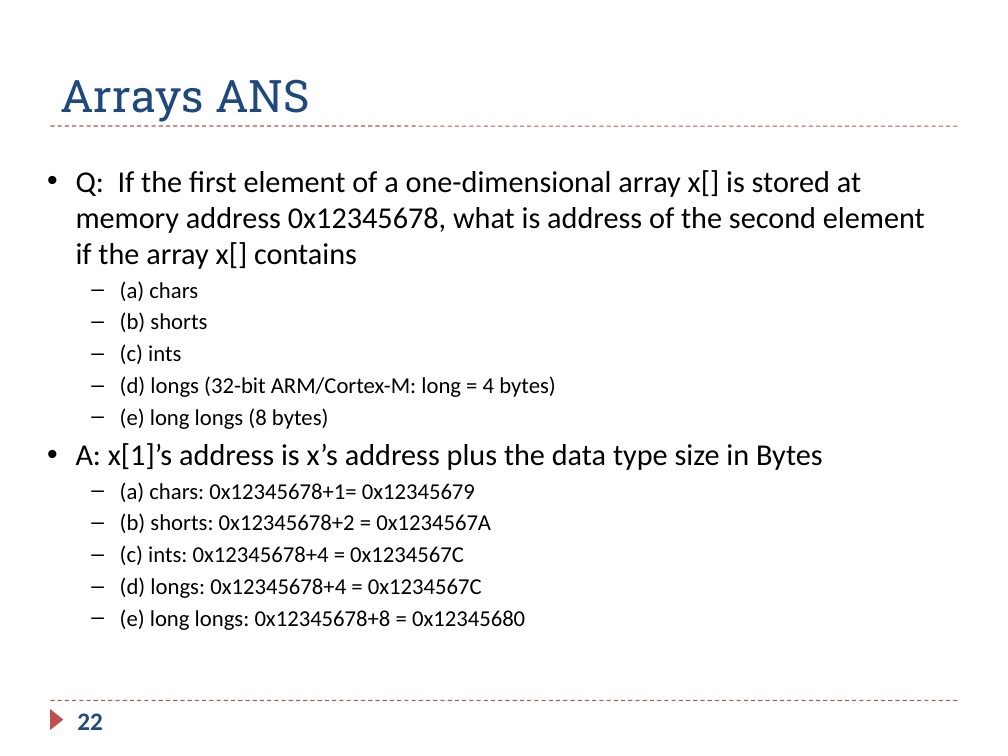
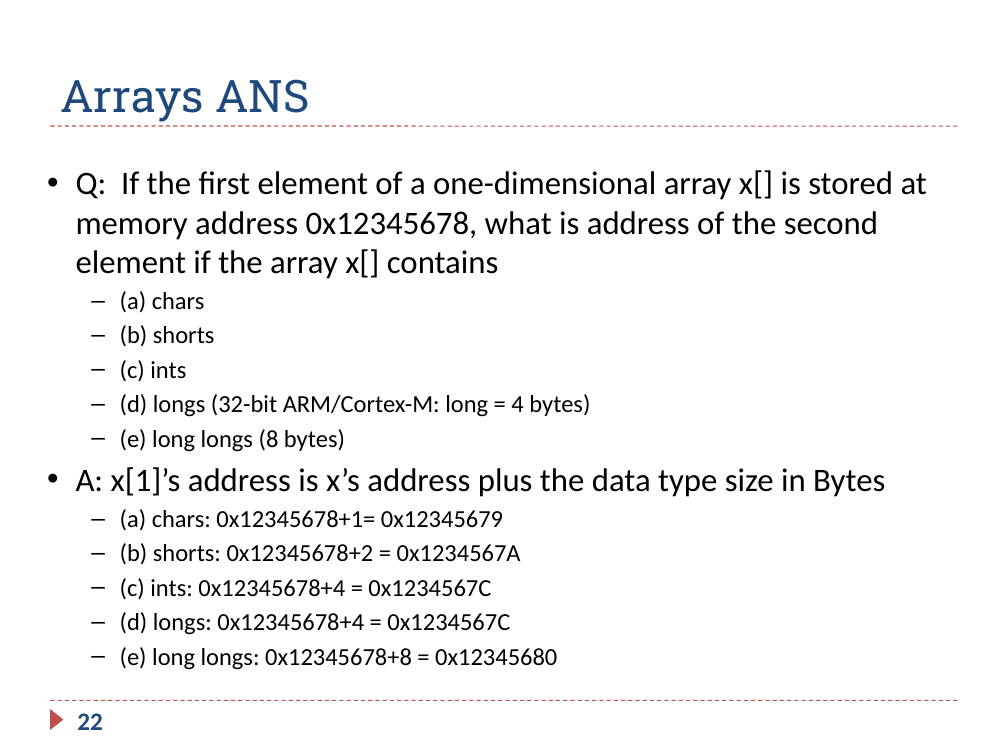
Before and after one commit to guhofstra/CSC111Fa26, a slide deck: slide 22 of PPTs/Ch5_ARM_Load_Store_Exercises_ANS.pptx. Drawn at 1008x756 pixels with LibreOffice and Linux fonts; fonts in the diff are those of the drawing. Boxes give left, top, right and bottom in pixels: in the first picture for what was removed or moved away, otherwise in the second. Text is boxed around its words. In the diff, an @@ line names an element or a change of style, - is before the commit and + after.

```diff
--- a/PPTs/Ch5_ARM_Load_Store_Exercises_ANS.pptx
+++ b/PPTs/Ch5_ARM_Load_Store_Exercises_ANS.pptx
@@ text "Q: If the first element ..." at (76,170,927,670): size 21.6 to 23.4 pt in "Q: If the first element of a ...", "A: x[1]’s address is x’s address plus ..."; size 16.2 to 17.6 pt in "(a) chars", "(b) shorts", "(c) ints", "(d) longs (32-bit ARM/Cortex-M: long = 4 ..." and 6 more places @@
```
Also in this commit, not shown: 3 other slides changed, 4 other files.
